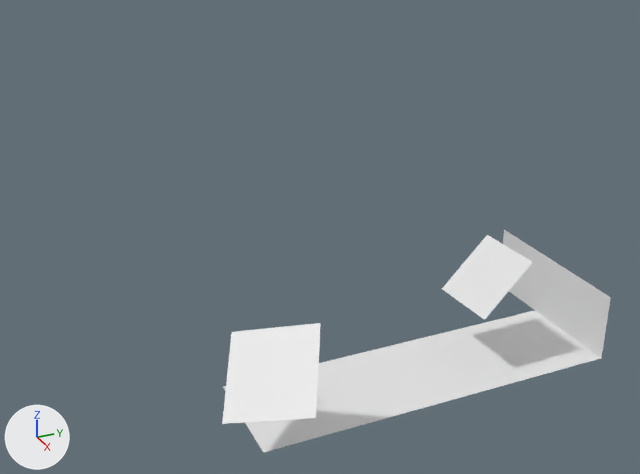
The Blender file Modelli/MuseInquietanti_Composto_Cycles.blend, before and after one commit.
Camera for both pictures: a 50 mm camera at (116.2, -47.6, 88.4) aimed at (-2.6, 5.9, 29.0). The axes (+X, +Y, +Z) are drawn at lower left. The lights are the same throughout. Materials are left out; every surface is plain grey.

The older version as bpy lines, for what is in view:
```python
me_plane_001 = bpy.data.meshes.new('Plane.001')
me_plane_001.from_pydata([(-1.0, -1.0, 0.0), (1.0, -1.0, 0.0), (-1.0, 1.0, 0.0), (1.0, 1.0, 0.0)], [], [(0, 1, 3, 2)])
me_plane_001.materials.append(mat_material_003)
me_plane_002 = bpy.data.meshes.new('Plane.002')
me_plane_002.from_pydata(...)  # 4 vertices, 1 face; spans x -22.6..10.1, y -1.0..11.8, z -10.2
me_plane_002.materials.append(mat_material_010)
me_plane_003 = bpy.data.meshes.new('Plane.003')
me_plane_003.from_pydata([(-1.0, -1.0, 0.0), (1.0, -1.0, 0.0), (-1.0, 1.0, 0.0), (1.0, 1.0, 0.0)], [], [(0, 1, 3, 2)])
me_plane_003.materials.append(mat_material_011)
ob_plane = bpy.data.objects.new('Plane', me_plane_002)
ob_plane.location = (0.0, 46.9, 1.0)
ob_plane.rotation_euler = (1.571, 0.0, 0.0)  # degrees (90, 0, 0)
ob_plane_001 = bpy.data.objects.new('Plane.001', me_plane_001)
ob_plane_001.location = (11.0, -8.1, 15.0)
ob_plane_001.rotation_euler = (0.655, -0.244, 0.907)  # degrees (38, -14, 52)
ob_plane_001.scale = (7.36, 7.36, 7.36)
ob_plane_002 = bpy.data.objects.new('Plane.002', me_plane_003)
ob_plane_002.location = (-0.7, 37.5, 16.2)
ob_plane_002.rotation_euler = (0.00848, 0.76, -1.517)  # degrees (0.5, 44, -87)
ob_plane_002.scale = (6.54, 6.54, 6.54)
# also in view: 'Emitter' at (0.0, 23.8, 0.0)
```
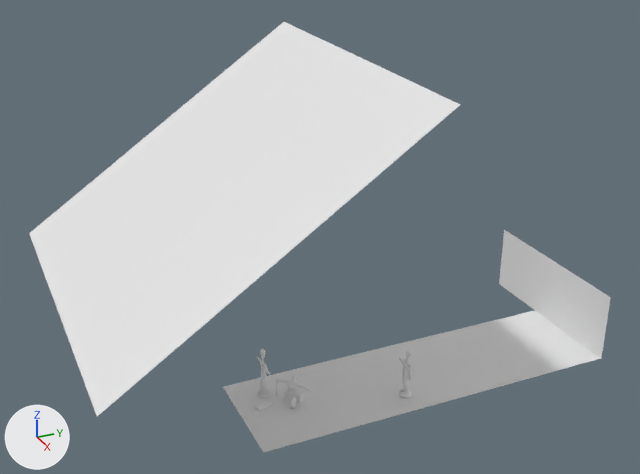
Commit message: Aggiunta Statua e rinominate le mesh

The edits, one by one:
Mesh me_mesh_002 is new.
It has 1202 vertices, 1205 faces and spans x -2.39..1.82, y -1.55..1.55, z 0.0..12.85.
Object 'Plane.002' (ob_plane_002) is now hidden.
Object 'Plane.001' (ob_plane_001) moves from (11.0, -8.1, 15.0) to (-0.3, -12.8, 42.5).
Object 'Plane.001' (ob_plane_001) turns from (38, -14, 52) to (34, 0, 0) degrees about x, y and z.
Object 'Plane.001' (ob_plane_001) is rescaled from (7.36, 7.36, 7.36) to (28.3, 28.3, 28.3).
Object 'MusaVestitaPezzoUnico' (ob_musavestitapezzounico) is new; it shows me_mesh_002.
Its location is (5.2, 18.4, 0.0).
Its scale is (0.676, 0.676, 0.676).

Pixel boxes [x1, y1, x2, y2] of what changed, in the pictures (640 x 474 px):
'Plane.001', moved, turned, rescaled
    before: [222, 323, 321, 424]
    after: [29, 22, 460, 416]
'Plane.002', hidden
    before: [442, 235, 533, 320]
'MusaVestitaPezzoUnico', added
    after: [399, 351, 411, 398]
